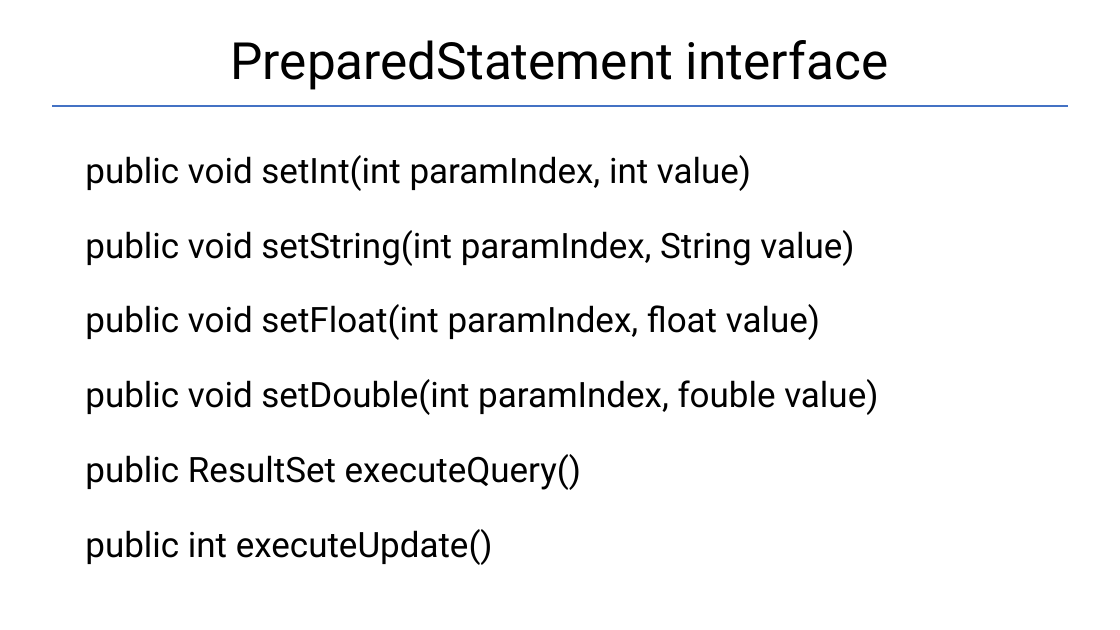
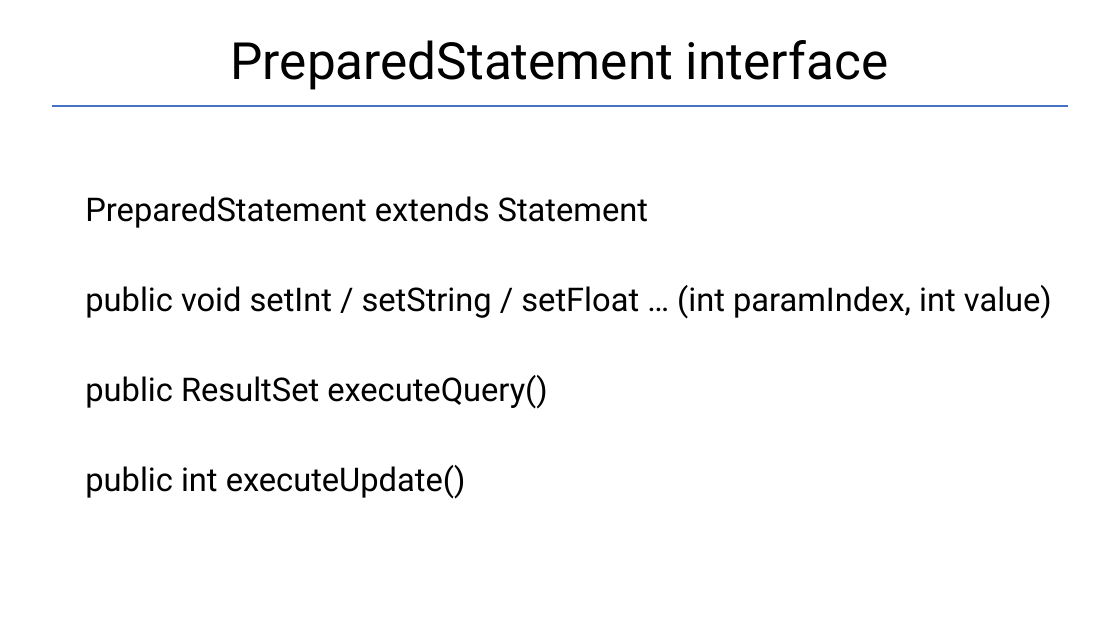
Before and after one commit to Garnik94/Levelup_presentations, a slide deck: slide 10 of JDBC/JDBC_Presentation.pptx. Drawn at 1120x630 pixels with LibreOffice and Linux fonts; fonts in the diff are those of the drawing. Boxes give left, top, right and bottom in pixels: in the first picture for what was removed or moved away, otherwise in the second. Text is boxed around its words. In the diff, an @@ line names an element or a change of style, - is before the commit and + after.

```diff
--- a/JDBC/JDBC_Presentation.pptx
+++ b/JDBC/JDBC_Presentation.pptx
@@ text "PreparedStatement extends Statement": place and size @@
-text "PreparedStatement extends Statement" at [85,155,878,565]
+text "PreparedStatement extends Statement" at [85,196,1052,499]
@@ text at [85,196,1052,319]: text changed; size 30 to 28 pt @@
-public void setInt(int paramIndex, int value)
-public void setString(int paramIndex, String value)
-public void setFloat(int paramIndex, float value)
-public void setDouble(int paramIndex, fouble value)
+PreparedStatement extends Statement
+public void setInt / setString / setFloat … (int paramIndex, int value)
@@ text at [85,375,547,499]: size 30 to 28 pt in "public ResultSet executeQuery()", "public int executeUpdate()"; line spacing 1.5 to 2 @@
```
Also in this commit, not shown: 5 other slides changed, 4 other files.
